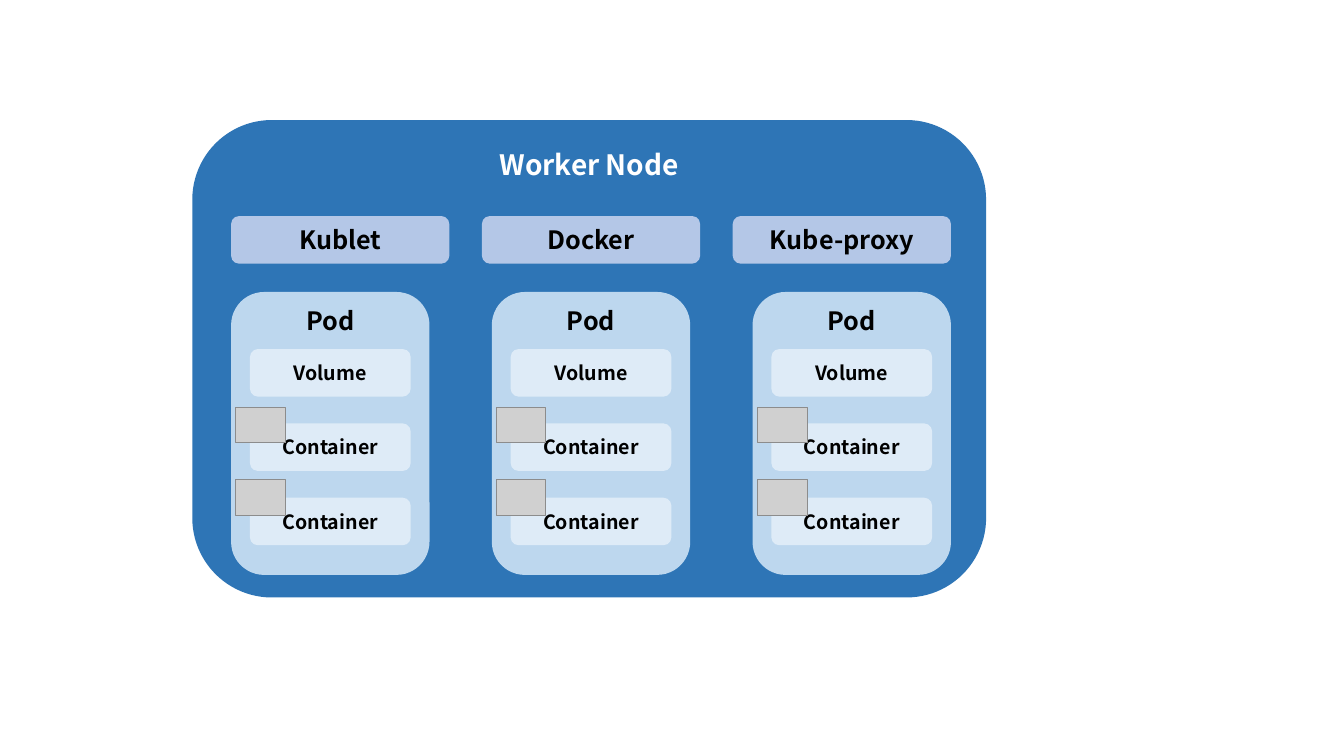
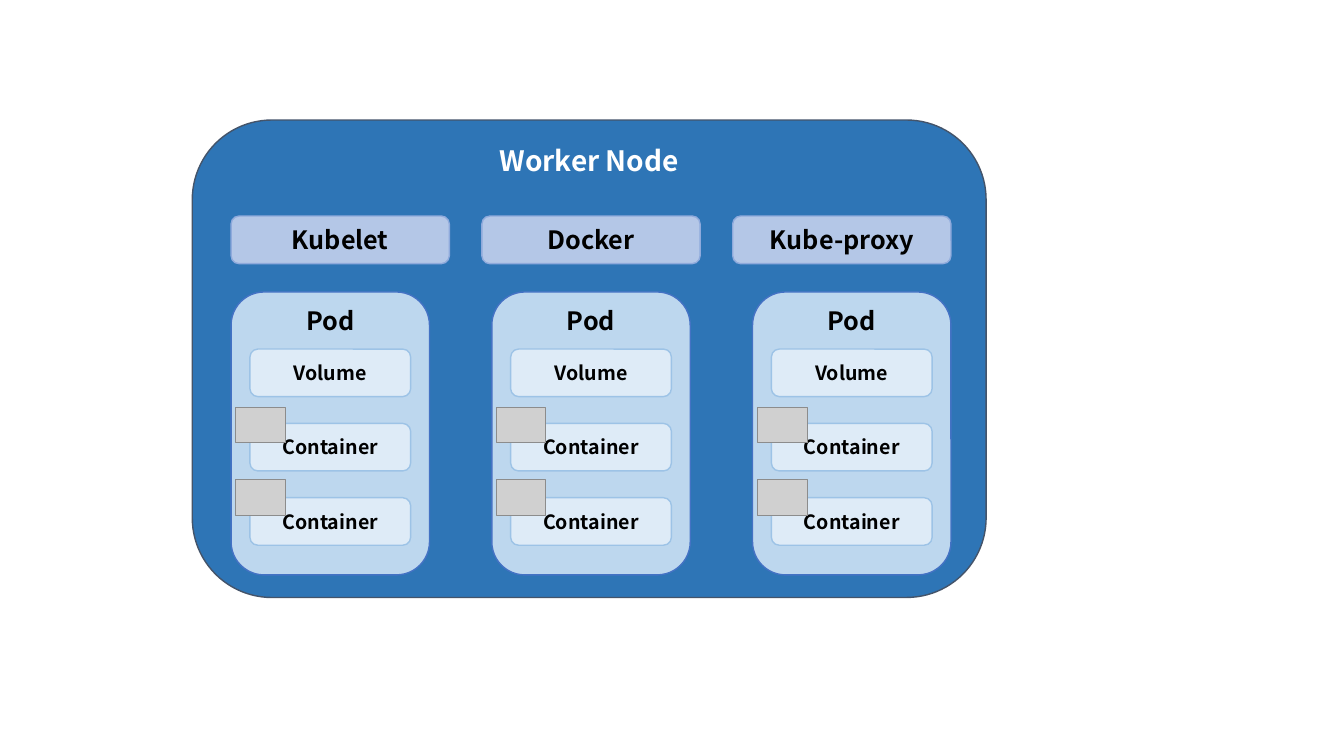
Before and after one commit to siwon-park/Infra-Study, a slide deck: slide 3 of markdown_image.pptx. Drawn at 1344x756 pixels with LibreOffice and Linux fonts; fonts in the diff are those of the drawing; grey boxes stand for pictures. Boxes give left, top, right and bottom in pixels: in the first picture for what was removed or moved away, otherwise in the second. Text is boxed around its words. In the diff, an @@ line names an element or a change of style, - is before the commit and + after.

```diff
--- a/markdown_image.pptx
+++ b/markdown_image.pptx
@@ rounded rectangle "Worker Node" at (x1=193, y1=120, x2=987, y2=598): outline none to #44546A 1 pt @@
@@ rounded rectangle "Kubelet" at (x1=231, y1=216, x2=450, y2=263): outline none to #8FAADC 1 pt @@
@@ text in rounded rectangle at (x1=292, y1=229, x2=389, y2=250): text changed @@
-Kublet
+Kubelet
@@ outline none to #4472C4 1 pt in 3 elements at (x1=231, y1=292, x2=430, y2=576), (x1=492, y1=292, x2=691, y2=576), (x1=753, y1=292, x2=952, y2=576) @@
@@ outline none to #9DC3E6 1 pt in 9 elements at (x1=250, y1=349, x2=410, y2=396), (x1=250, y1=423, x2=410, y2=471), (x1=250, y1=498, x2=410, y2=545), (x1=511, y1=349, x2=671, y2=396), (x1=511, y1=423, x2=671, y2=471), (x1=511, y1=498, x2=671, y2=545), (x1=771, y1=349, x2=932, y2=396), (x1=771, y1=423, x2=932, y2=471), (x1=771, y1=498, x2=932, y2=545) @@
```
Also in this commit, not shown: 1 other slide changed, 1 other file.
